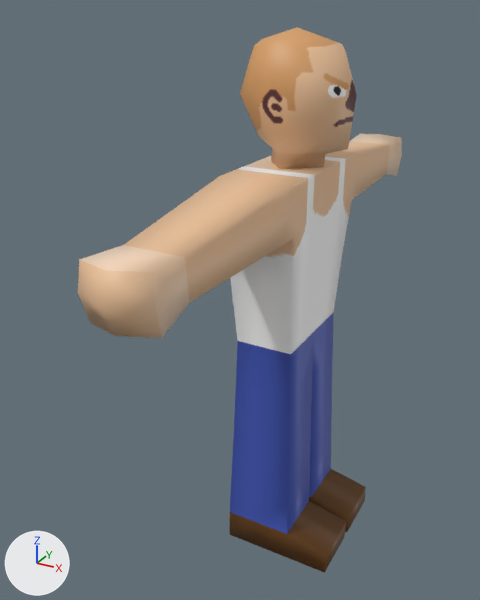
The glTF model Art/Models/person animations.glb, before and after one commit.
Rendered twice from a 50 mm lens placed at (1.0, -2.21, 2.12), pointed at (-0.16, -0.11, 1.07). Arrows for +X, +Y and +Z are at lower left; the lights stay in place. The first picture is the older version. Where no turn or scale is listed for an object, it has been applied to the vertices. Vertices at exactly the same position are counted once.
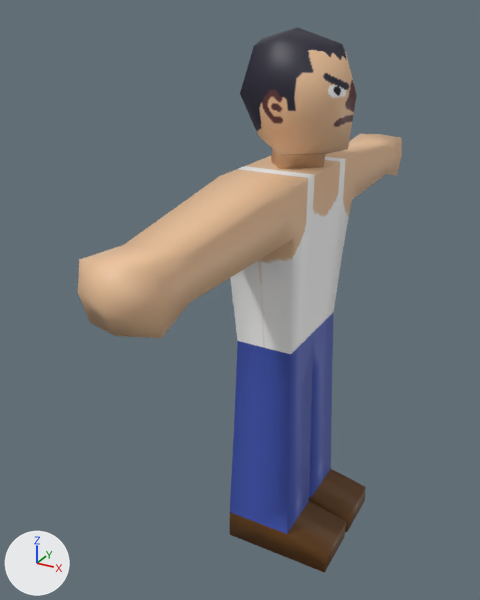
The change, as JSON lines over the scene's bpy script:
```json
{"op": "add", "block": "img_npc_shirt_white_shirt_png", "code": ["img_npc_shirt_white_shirt_png = load_image('npc shirt white-shirt.png', '_unpacked/npc_shirt_white-shirt.png', 85, 64, 'sRGB')"]}
{"op": "add", "block": "img_npc_face1_face_png", "code": ["img_npc_face1_face_png = load_image('npc_face1-face.png', '_unpacked/npc_face1-face.png', 128, 128, 'sRGB')"]}
{"op": "set", "path": "mat_face.texture", "old": "img_face_face_png", "new": "img_npc_face1_face_png", "note": "with its transparency"}
{"op": "set", "path": "mat_shirt.texture", "old": "img_shirt", "new": "img_npc_shirt_white_shirt_png", "note": "with its transparency"}
{"block": "me_cube_003", "where": "me_cube_003.from_pydata(...)  # 302 vertices, 600 faces; spans x -0.14..0.31, y -1.09..1.09, z 0.0..1.6"}
{"block": "me_cube_003", "where": "# used by ob_cube_001; location = (0.0, 0.0, 0.0)"}
{"block": "me_cube_003", "change": "me_cube_003 part 1: 332 kept faces spanning x -0.14..0.14, y -1.09..1.09, z 0.95..1.6 get new texture (UV) coordinates"}
```

Where the change shows, as pixel boxes (x1, y1, x2, y2) in the pictures (480 x 600 px):
```json
{"object": "Cube.001", "change": "surface changed", "before": [80, 134, 402, 337], "after": [80, 134, 402, 337]}
{"object": "Cube", "change": "surface changed", "before": [240, 27, 354, 163], "after": [240, 27, 354, 163], "on screen": "orange to grey"}
```
